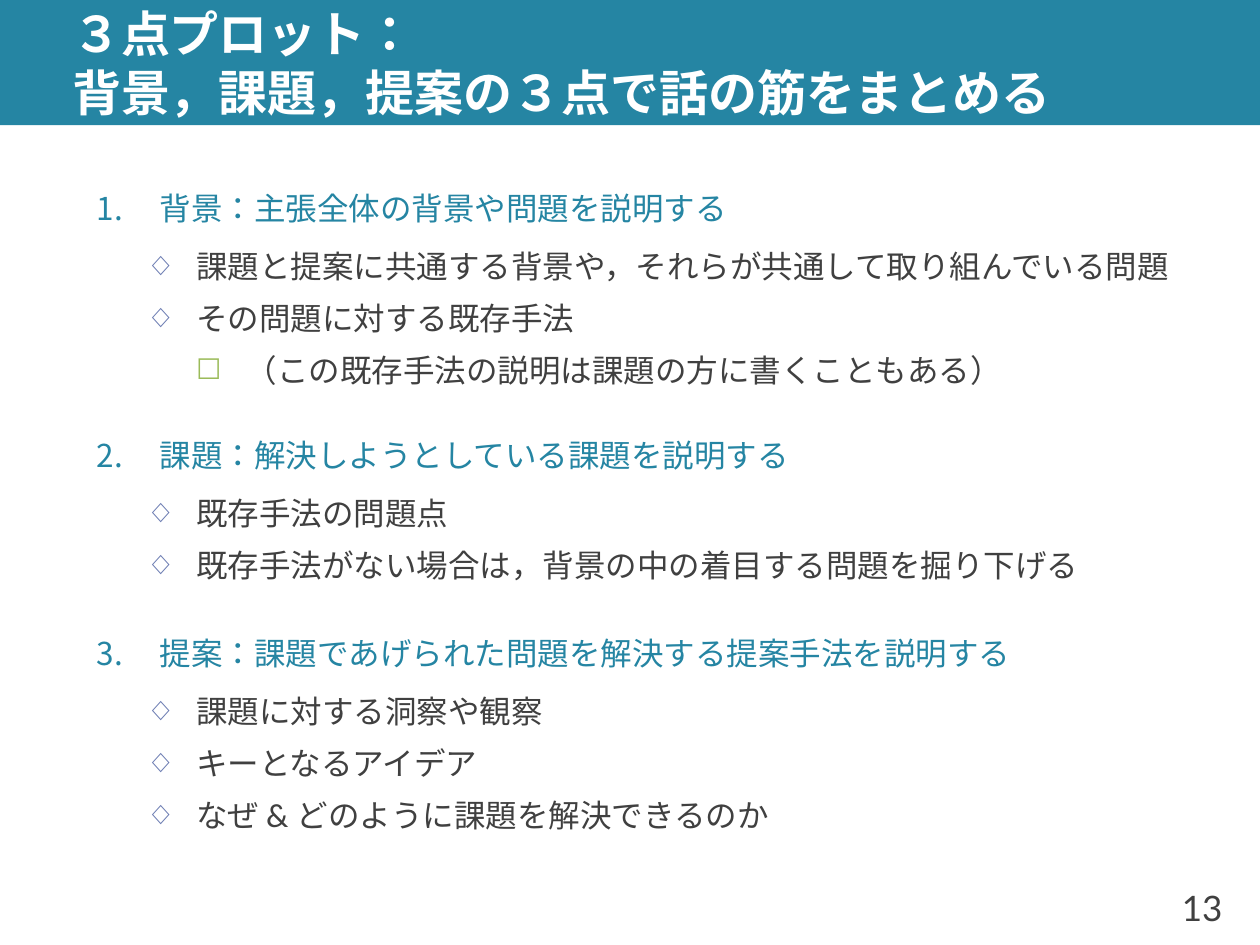
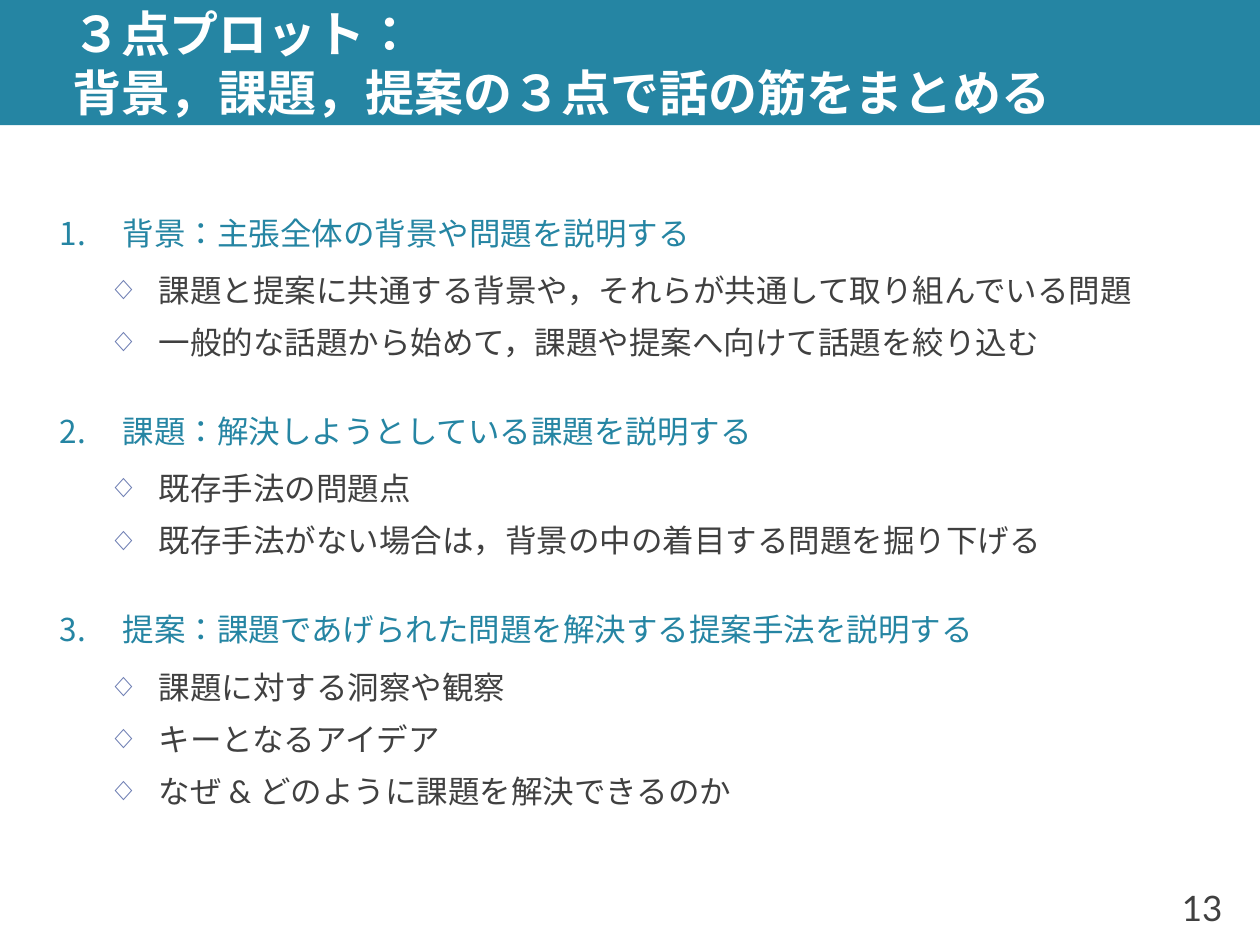
Before and after one commit to shioya-lab/how-to, a slide deck: slide 13 of plot.pptx. Drawn at 1260x945 pixels with LibreOffice and Linux fonts; fonts in the diff are those of the drawing. Boxes give left, top, right and bottom in pixels: in the first picture for what was removed or moved away, otherwise in the second. Text is boxed around its words. In the diff, an @@ line names an element or a change of style, - is before the commit and + after.

Commit message:
plot を v15 に
イントロプロットと全体プロットの関係を整理

```diff
--- a/plot.pptx
+++ b/plot.pptx
@@ text "背景：主張全体の背景や問題を説明する": place and size @@
-text "背景：主張全体の背景や問題を説明する" at [160,193,1169,830]
+text "背景：主張全体の背景や問題を説明する" at [123,218,1132,806]
@@ text at [159,327,1039,357]: text changed @@
-  ◇ その問題に対する既存手法
-    ☐ （この既存手法の説明は課題の方に書くこともある）
+  ◇ 一般的な話題から始めて，課題や提案へ向けて話題を絞り込む
```
Also in this commit, not shown: 12 other slides changed, 1 slide added, 1 other file.
